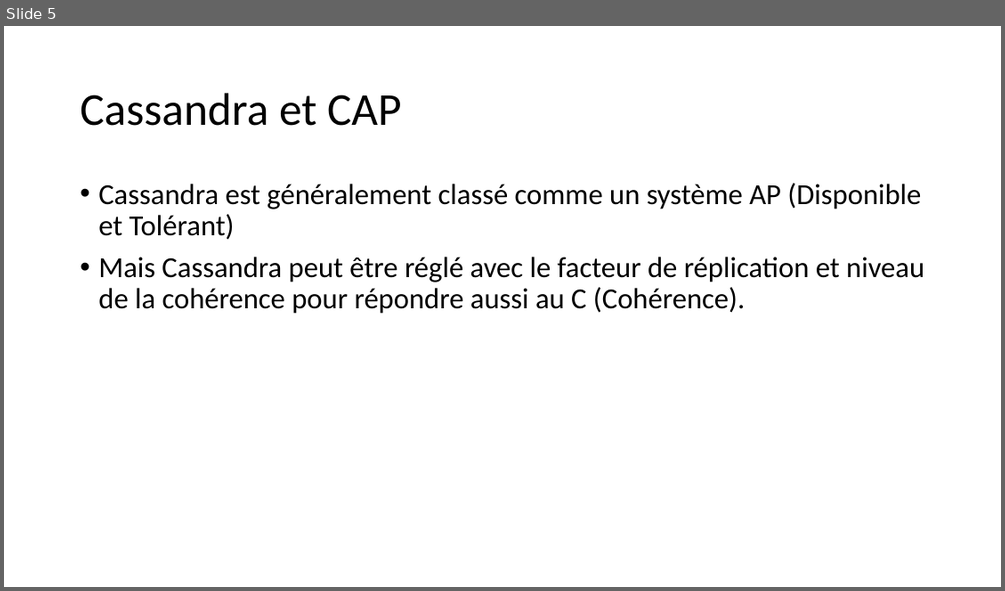
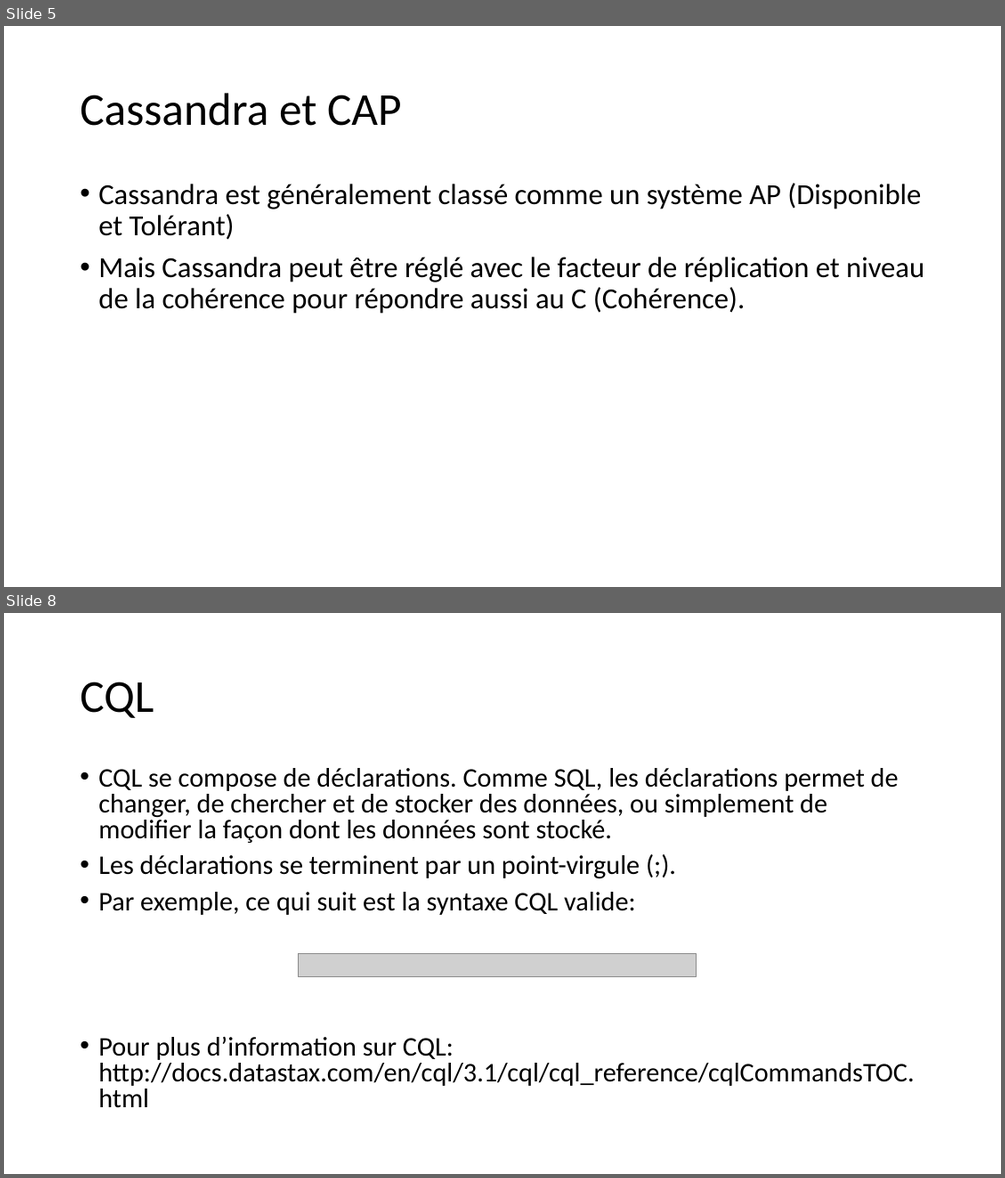
Before and after one commit to khalilbsaibes/cassandra, a slide deck: Cassandra.pptx. Shown one above the other, each under a label of ours: slide 5 before the commit, slides 5 and 8 after it; the slides between them are not shown. The pictures are 1005x591 and 1005x1178 pixels, drawn with LibreOffice and Linux fonts; fonts in the diff are those of the drawing; grey boxes stand for pictures. Boxes give left, top, right and bottom in pixels: in the first picture for what was removed or moved away, otherwise in the second. Text is boxed around its words. In the diff, an @@ line names an element or a change of style, - is before the commit and + after.

```diff
--- a/Cassandra.pptx
+++ b/Cassandra.pptx
@@ slide 8 added at box(4, 613, 1001, 1174), background #FFFFFF @@
@@ title added at box(80, 682, 154, 718), 44 pt, text #000000 @@
+CQL
@@ text added at box(98, 768, 914, 1108), 25.9 pt, text #000000 @@
+• CQL se compose de déclarations. Comme SQL, les déclarations permet de changer, de chercher et de stocker des données, ou simplement de modifier la façon dont les données sont stocké.
+• Les déclarations se terminent par un point-virgule (;).
+• Par exemple, ce qui suit est la syntaxe CQL valide:
+• Pour plus d’information sur CQL: http://docs.datastax.com/en/cql/3.1/cql/cql_reference/cqlCommandsTOC.html
@@ picture added at box(299, 954, 696, 977) @@
```
Also in this commit, not shown: 3 slides changed, 7 other slides added.
